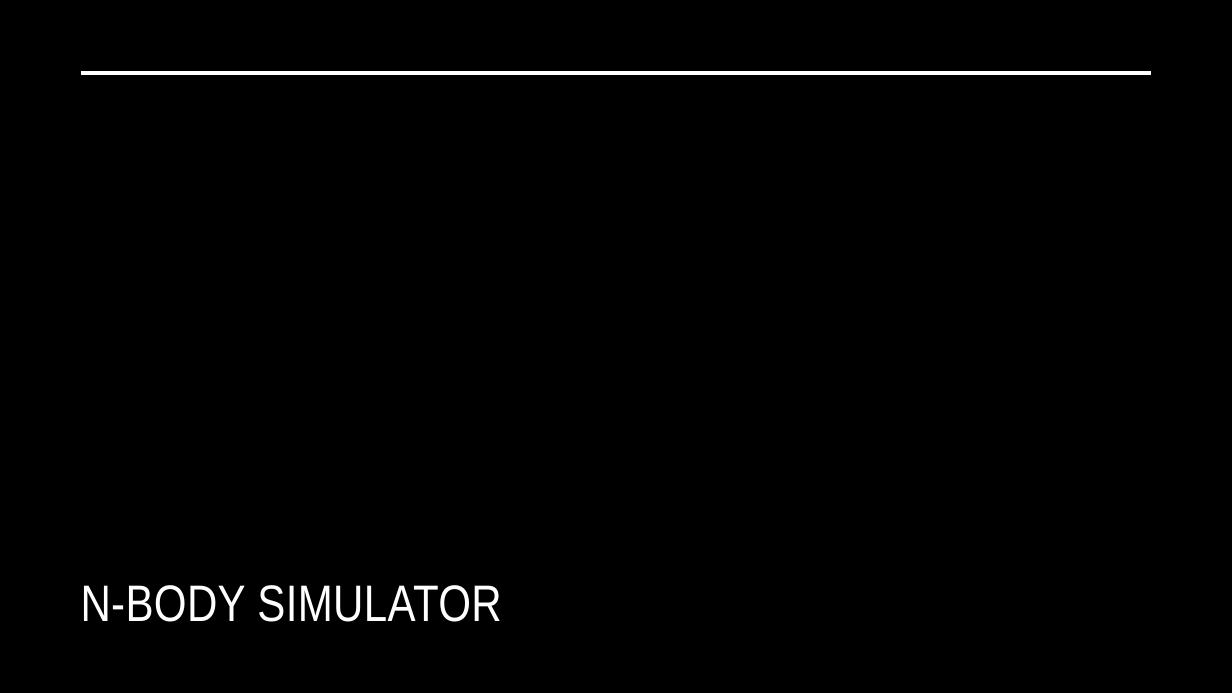
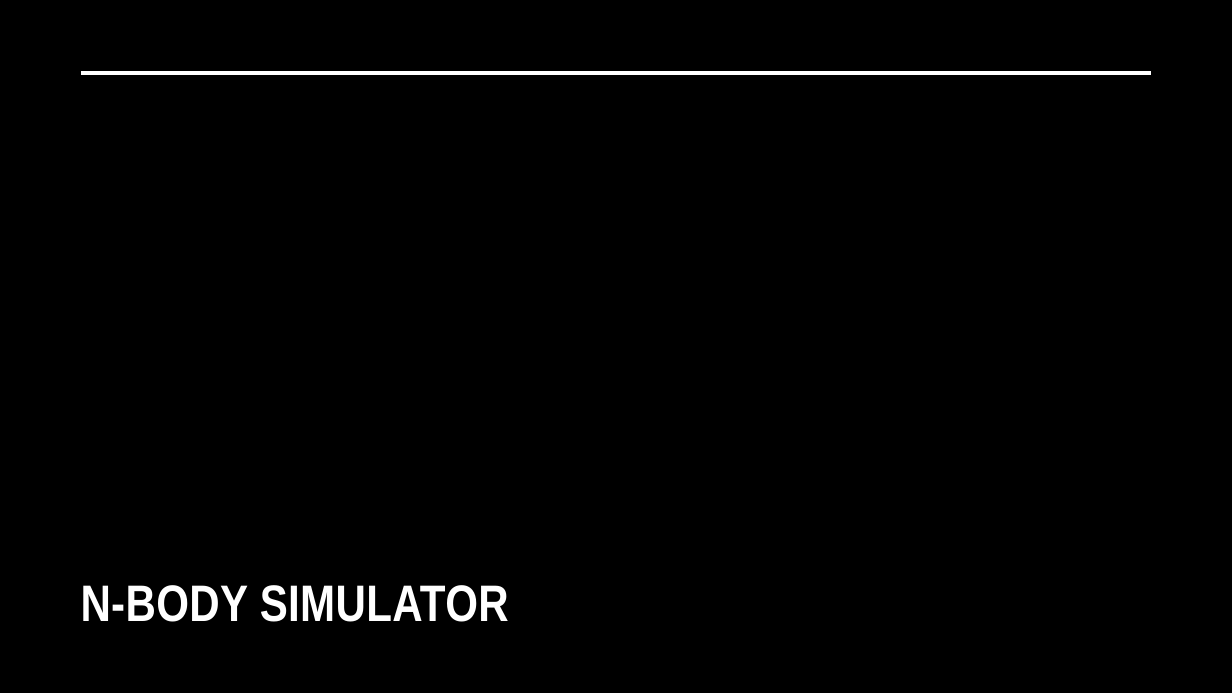
Before and after one commit to matthew9755123/N-Body_Sim, a slide deck: slide 1 of N-Body Simulator.pptx. Drawn at 1232x693 pixels with LibreOffice and Linux fonts; fonts in the diff are those of the drawing; background and template pictures are left out. Boxes give left, top, right and bottom in pixels: in the first picture for what was removed or moved away, otherwise in the second. Text is boxed around its words. In the diff, an @@ line names an element or a change of style, - is before the commit and + after.

```diff
--- a/N-Body Simulator.pptx
+++ b/N-Body Simulator.pptx
@@ title "N-BODY SIMULATOR" at [81, 585, 509, 622]: bold on @@
```
Also in this commit, not shown: 3 other slides changed, 1 slide added, 1 slide removed, 21 other files.
